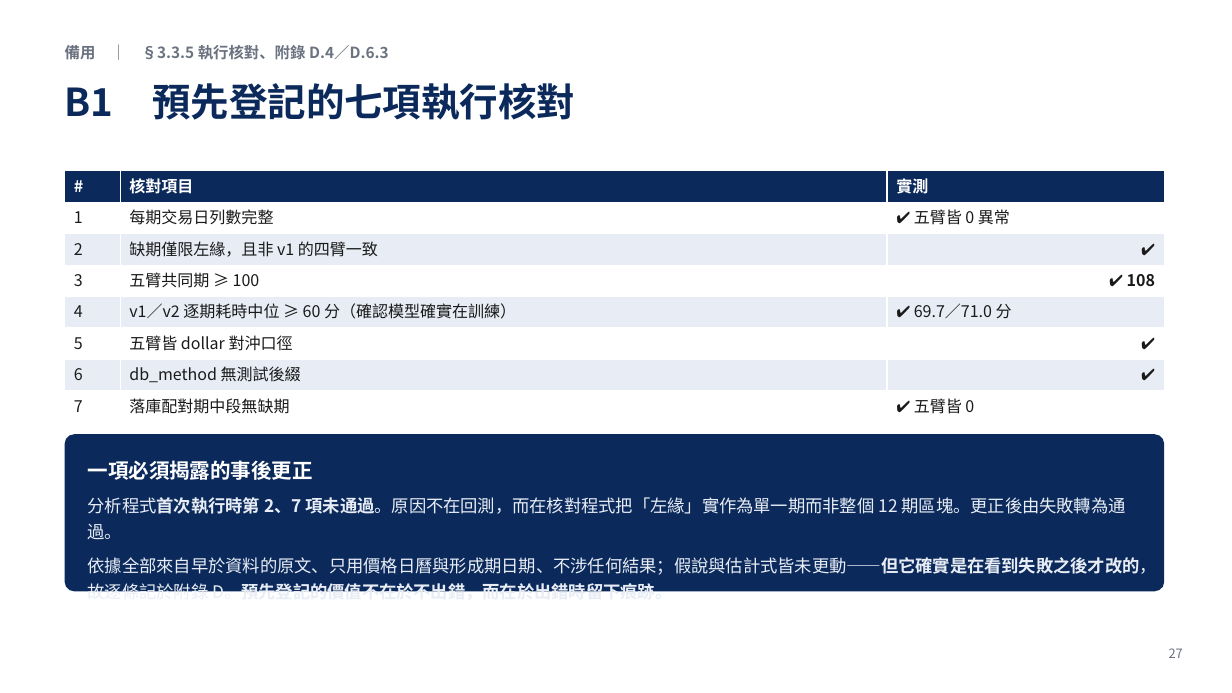
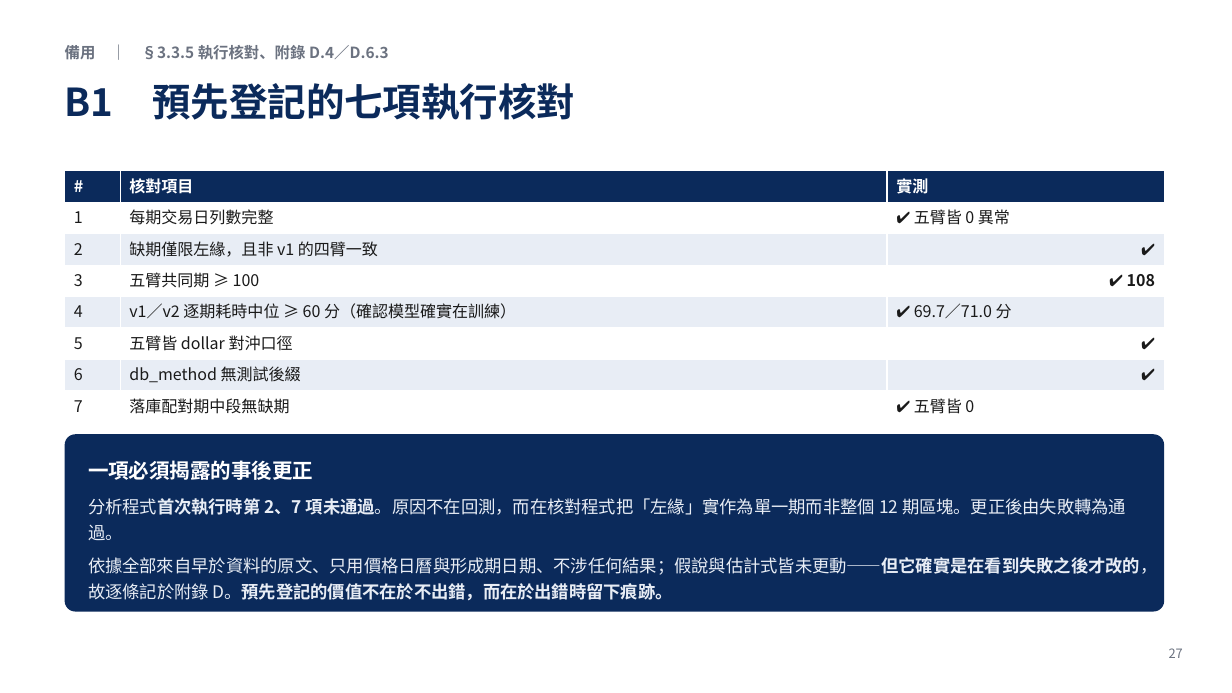
Before and after one commit to LerajieAsta/pairtrade_trainingproject, a slide deck: slide 27 of thesis/1150922.pptx. Drawn at 1232x693 pixels with LibreOffice and Linux fonts; fonts in the diff are those of the drawing. Boxes give left, top, right and bottom in pixels: in the first picture for what was removed or moved away, otherwise in the second. Text is boxed around its words. In the diff, an @@ line names an element or a change of style, - is before the commit and + after.

```diff
--- a/thesis/1150922.pptx
+++ b/thesis/1150922.pptx
@@ rounded rectangle "一項必須揭露的事後更正" resized from (x1=65, y1=434, x2=1165, y2=592) to (x1=65, y1=434, x2=1165, y2=612) @@
```
Also in this commit, not shown: 1 other slide changed, 8 other files.
